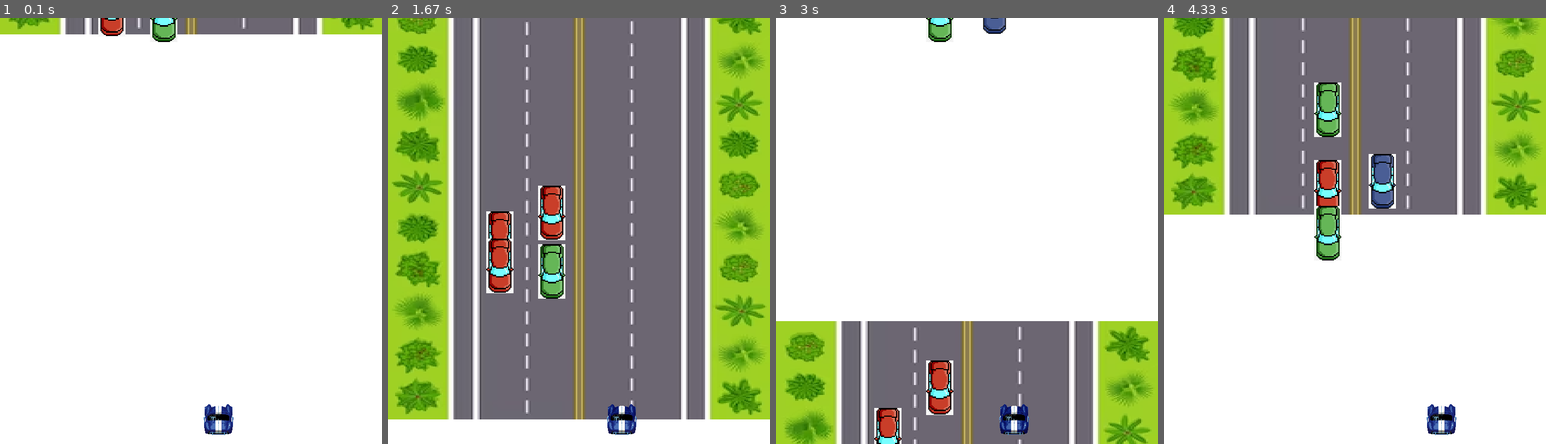
Above: before the commit, frames 1-4 (left to right).
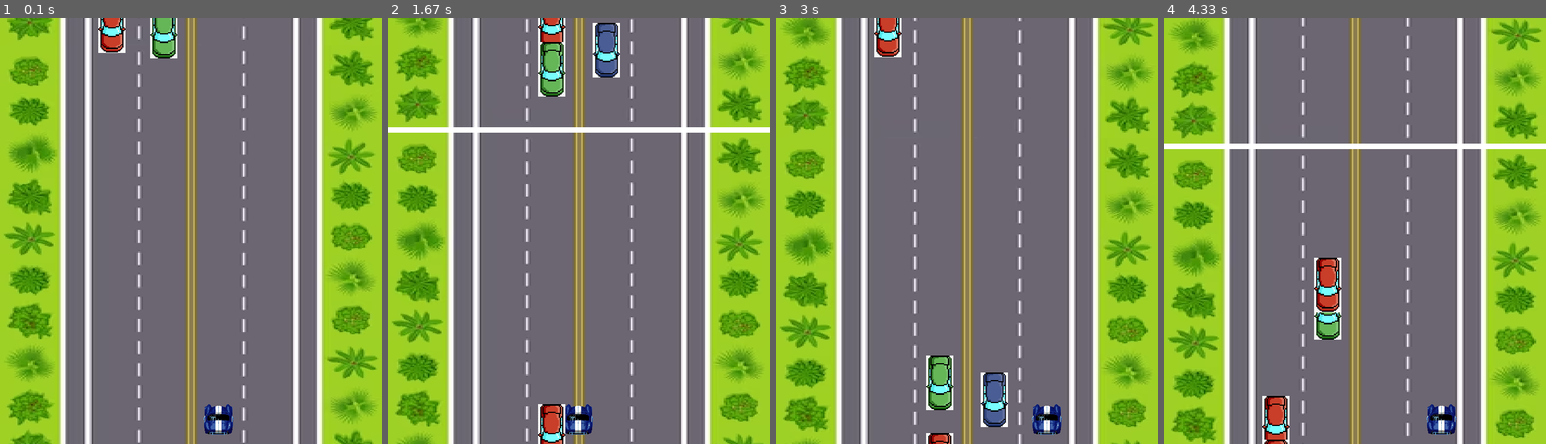
Above: after the commit, the same moments.

Repository: Bruno-Franzo/Pygame.carrinho
Game: pygame game, started from OJOGO.py
The game is run twice, just before and just after one commit, with the same random seed, the same clock (stepped at 60 frames per second) and the same inputs.
Inputs:
- Up to frame 1 (0.1 s): no input
- Up to frame 2 (1.67 s): hold Right 0.33-0.8 s; hold Right 0.83-1.3 s; hold Left from 1.33 s (still down)
- Up to frame 3 (3 s): release Left at 1.87 s; hold Left 1.9-2.3 s; hold Right 2.33-2.97 s
- Up to frame 4 (4.33 s): hold Left 3-3.47 s; hold Right 3.5-3.97 s; hold Right from 4 s (still down)

The runs differ from the first frame. In frame 1, 93% of the frame differs, in the area x 0-100%, y 0-100%; in frame 2, 26%; in frame 3, 77%; in frame 4, 63%.

Commit message:
melhorando a classecenario e o fps do jogo

Diff:
--- a/OJOGO.py
+++ b/OJOGO.py
@@ -78,15 +78,15 @@
             self.speedy = random.randint(8, 10)
 
 class cenario(pygame.sprite.Sprite):
-    def __init__(self,img):
+    def __init__(self, img, altura):
         #classe mae
         pygame.sprite.Sprite.__init__(self)
 
         self.image= img
         self.rect= self.image.get_rect()
         self.rect.x = 0
-        self.rect.y = -HEIGHT
-        self.speedy= 15
+        self.rect.y = altura
+        self.speedy= 10
 
     def update(self):
         #atualizando cenario
@@ -101,16 +101,17 @@
 
 # Variavel para o ajuste de framerate
 clock = pygame.time.Clock()
-Fps= 30
+Fps= 60
 
 #criando um grupo de sprites
 all_sprites = pygame.sprite.Group()
 all_ini = pygame.sprite.Group()
 
 #criando background
-background = cenario(background)
+background = cenario(background,0)
+background2 = cenario(background2,-HEIGHT)
 all_sprites.add(background)
-
+all_sprites.add(background2)
 # Criando o jogador
 player= Jogador(jogador_img)
 all_sprites.add(player)
